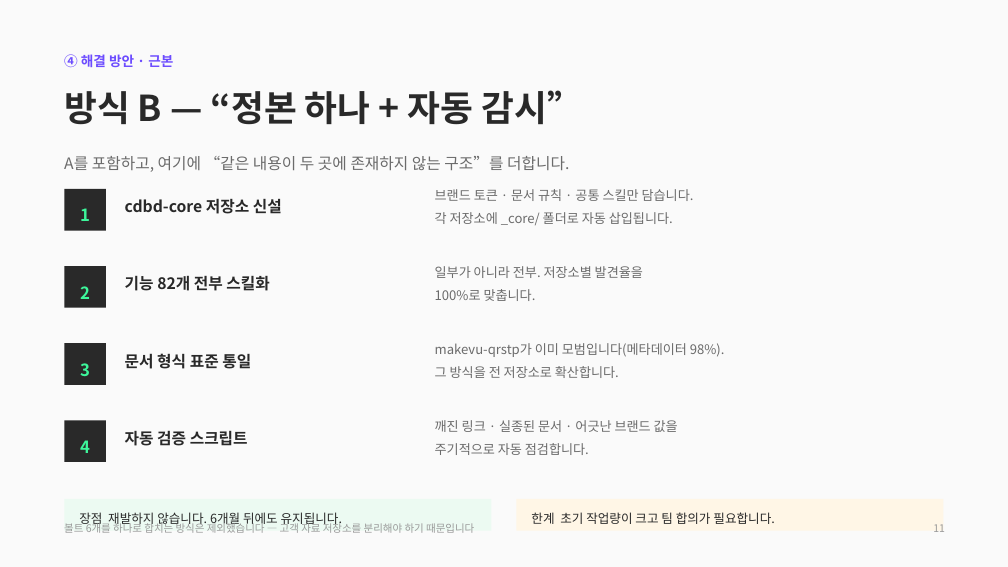
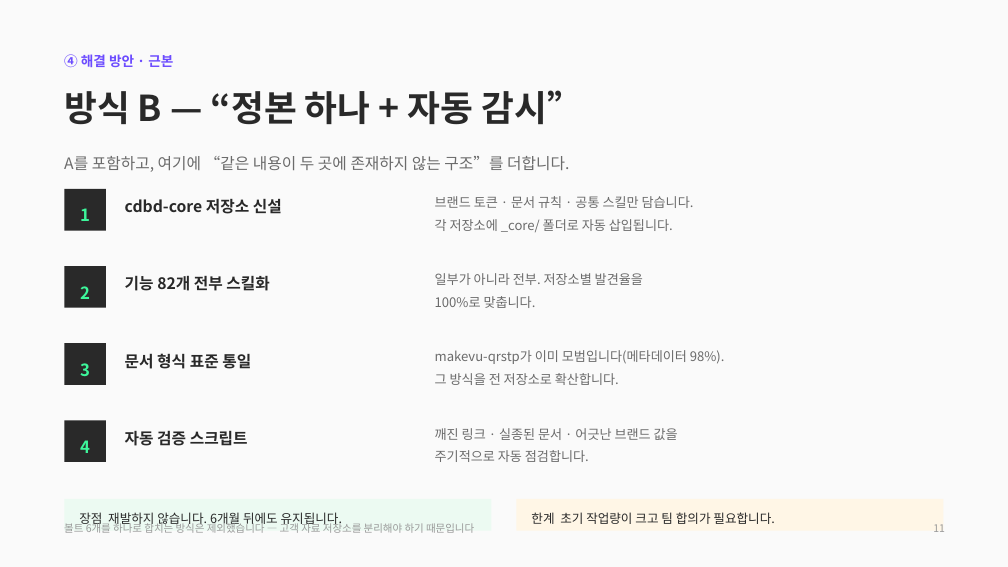
Before and after one commit to CdBd-in/design, a slide deck: slide 13 of CdBd 문서 체계 진단 및 개편 제안.pptx. Drawn at 1008x567 pixels with LibreOffice and Linux fonts; fonts in the diff are those of the drawing. Boxes give left, top, right and bottom in pixels: in the first picture for what was removed or moved away, otherwise in the second. Text is boxed around its words. In the diff, an @@ line names an element or a change of style, - is before the commit and + after.

```diff
--- a/CdBd 문서 체계 진단 및 개편 제안.pptx
+++ b/CdBd 문서 체계 진단 및 개편 제안.pptx
@@ text at bbox=[435, 196, 694, 232]: text changed @@
-브랜드 토큰 · 문서 규칙 · 공통 스킬만 담습니다.
-각 저장소에 _core/ 폴더로 자동 삽입됩니다.
+브랜드 토큰 · 문서 규칙 · 공통 스킬만 담습니다.
+각 저장소에 _core/ 폴더로 자동 삽입됩니다.
@@ text at bbox=[435, 273, 643, 308]: text changed @@
-일부가 아니라 전부. 저장소별 발견율을
-100%로 맞춥니다.
+일부가 아니라 전부. 저장소별 발견율을
+100%로 맞춥니다.
@@ text at bbox=[435, 350, 725, 385]: text changed @@
-makevu-qrstp가 이미 모범입니다(메타데이터 98%).
-그 방식을 전 저장소로 확산합니다.
+makevu-qrstp가 이미 모범입니다(메타데이터 98%).
+그 방식을 전 저장소로 확산합니다.
@@ text at bbox=[435, 428, 678, 462]: text changed @@
-깨진 링크 · 실종된 문서 · 어긋난 브랜드 값을
-주기적으로 자동 점검합니다.
+깨진 링크 · 실종된 문서 · 어긋난 브랜드 값을
+주기적으로 자동 점검합니다.
```
Also in this commit, not shown: 5 other slides changed.
